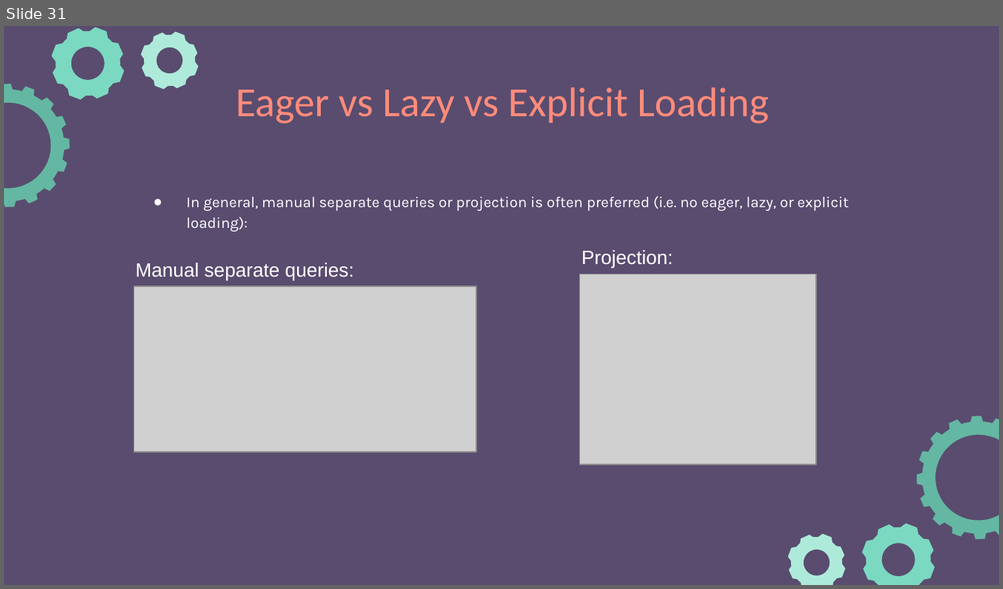
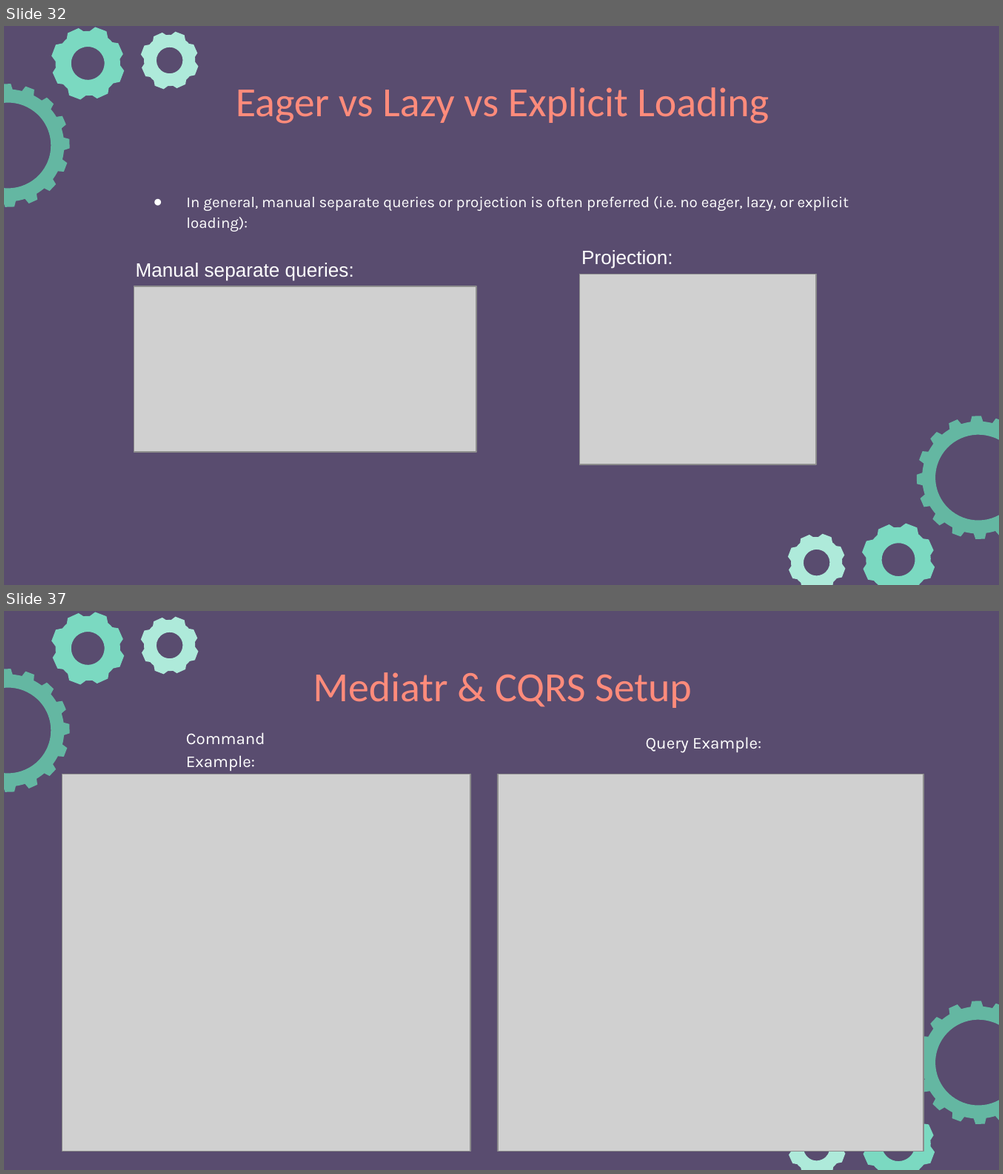
Before and after one commit to e-m-wilson/dotnet, a slide deck: Resources-Notes-Ppts/ASP-NET-Identity/ASPNET.pptx. Shown one above the other, each under a label of ours: slide 31 before the commit, slides 32 and 37 after it; the slides between them are not shown. The pictures are 1003x589 and 1003x1174 pixels, drawn with LibreOffice and Linux fonts; fonts in the diff are those of the drawing; grey boxes stand for pictures. Boxes give left, top, right and bottom in pixels: in the first picture for what was removed or moved away, otherwise in the second. Text is boxed around its words. In the diff, an @@ line names an element or a change of style, - is before the commit and + after.

```diff
--- a/Resources-Notes-Ppts/ASP-NET-Identity/ASPNET.pptx
+++ b/Resources-Notes-Ppts/ASP-NET-Identity/ASPNET.pptx
@@ slide 37 added at (x1=4, y1=611, x2=999, y2=1170), background #594C6F; not listed: 6 template elements that a slide beside it also shows @@
@@ title added at (x1=313, y1=672, x2=691, y2=708), 30 pt, text #FF8B7B @@
+Mediatr & CQRS Setup
@@ text added at (x1=186, y1=732, x2=265, y2=772), 12 pt, text #FFFFFF @@
+Command Example:
@@ text added at (x1=646, y1=737, x2=761, y2=753), 12 pt, text #FFFFFF @@
+Query Example:
@@ picture added at (x1=62, y1=774, x2=470, y2=1152) @@
@@ picture added at (x1=498, y1=774, x2=923, y2=1152) @@
@@ what was slide 31 is now slide 32 @@
```
Also in this commit, not shown: 1 slide changed, 6 other slides added, 2 other files.
